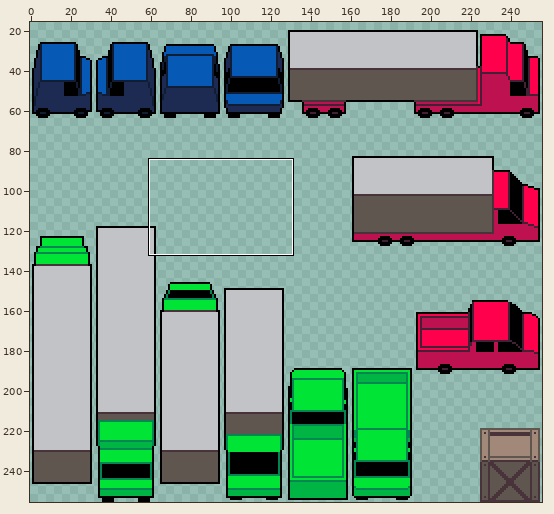
Sprite sheet: game/Spritesheet.png. Above: a wide view before the commit, with the close-up outlined.
Close-up. Before the commit:
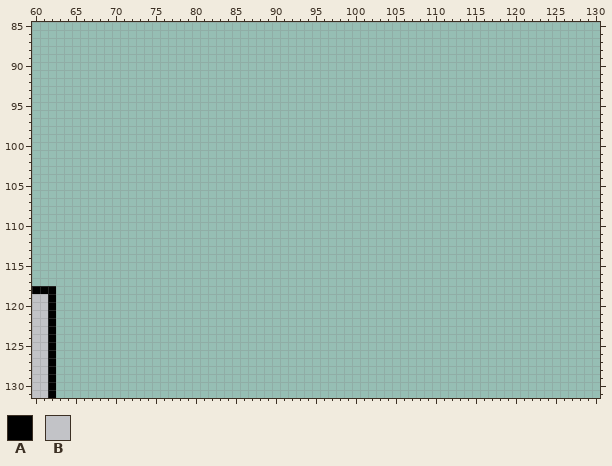
The file is 256x256 pixels. Shown: x 60..130, y 85..131. The wide view leaves out empty margins. The commit also changed other parts of the picture, which this record leaves out.
Palette (. is transparent): A #000000  B #c2c3c7
Pixels before (only the part around the change), first column x 60:
 85 .......................................................................
 86 .......................................................................
 87 .......................................................................
 88 .......................................................................
 89 .......................................................................
 90 .......................................................................
 91 .......................................................................
 92 .......................................................................
 93 .......................................................................
 94 .......................................................................
 95 .......................................................................
 96 .......................................................................
 97 .......................................................................
 98 .......................................................................
 99 .......................................................................
100 .......................................................................
101 .......................................................................
102 .......................................................................
103 .......................................................................
104 .......................................................................
105 .......................................................................
106 .......................................................................
107 .......................................................................
108 .......................................................................
109 .......................................................................
110 .......................................................................
111 .......................................................................
112 .......................................................................
113 .......................................................................
114 .......................................................................
115 .......................................................................
116 .......................................................................
117 .......................................................................
118 AAA....................................................................
119 BBA....................................................................
120 BBA....................................................................
121 BBA....................................................................
122 BBA....................................................................
123 BBA....................................................................
124 BBA....................................................................
125 BBA....................................................................
126 BBA....................................................................
127 BBA....................................................................
128 BBA....................................................................
129 BBA....................................................................
130 BBA....................................................................
131 BBA....................................................................
Now the later version:
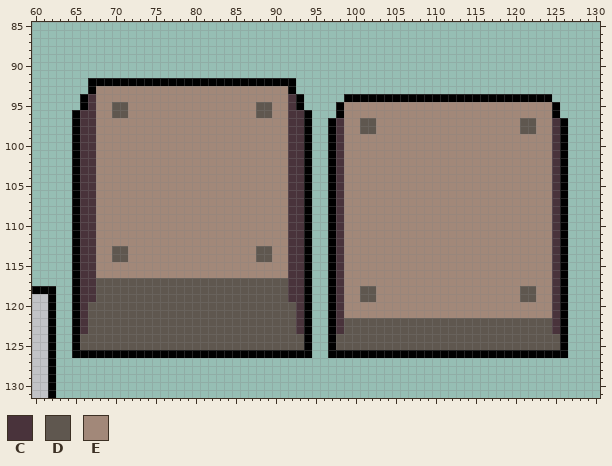
Colours new in this view: C #49333b  D #5f574f  E #a28879
Diff:
Changed rows in their new state; - is an unchanged pixel.
first column x 65:
 92 --AAAAAAAAAAAAAAAAAAAAAAAAAA----------------------------------
 93 --AEEEEEEEEEEEEEEEEEEEEEEEEA----------------------------------
 94 -ACEEEEEEEEEEEEEEEEEEEEEEEECA-----AAAAAAAAAAAAAAAAAAAAAAAAAA--
 95 -ACEEDDEEEEEEEEEEEEEEEEDDEECA----AEEEEEEEEEEEEEEEEEEEEEEEEEEA-
 96 ACCEEDDEEEEEEEEEEEEEEEEDDEECCA---AEEEEEEEEEEEEEEEEEEEEEEEEEEA-
 97 ACCEEEEEEEEEEEEEEEEEEEEEEEECCA--ACEEDDEEEEEEEEEEEEEEEEEEDDEECA
 98 ACCEEEEEEEEEEEEEEEEEEEEEEEECCA--ACEEDDEEEEEEEEEEEEEEEEEEDDEECA
 99 ACCEEEEEEEEEEEEEEEEEEEEEEEECCA--ACEEEEEEEEEEEEEEEEEEEEEEEEEECA
100 ACCEEEEEEEEEEEEEEEEEEEEEEEECCA--ACEEEEEEEEEEEEEEEEEEEEEEEEEECA
101 ACCEEEEEEEEEEEEEEEEEEEEEEEECCA--ACEEEEEEEEEEEEEEEEEEEEEEEEEECA
102 ACCEEEEEEEEEEEEEEEEEEEEEEEECCA--ACEEEEEEEEEEEEEEEEEEEEEEEEEECA
103 ACCEEEEEEEEEEEEEEEEEEEEEEEECCA--ACEEEEEEEEEEEEEEEEEEEEEEEEEECA
104 ACCEEEEEEEEEEEEEEEEEEEEEEEECCA--ACEEEEEEEEEEEEEEEEEEEEEEEEEECA
105 ACCEEEEEEEEEEEEEEEEEEEEEEEECCA--ACEEEEEEEEEEEEEEEEEEEEEEEEEECA
106 ACCEEEEEEEEEEEEEEEEEEEEEEEECCA--ACEEEEEEEEEEEEEEEEEEEEEEEEEECA
107 ACCEEEEEEEEEEEEEEEEEEEEEEEECCA--ACEEEEEEEEEEEEEEEEEEEEEEEEEECA
108 ACCEEEEEEEEEEEEEEEEEEEEEEEECCA--ACEEEEEEEEEEEEEEEEEEEEEEEEEECA
109 ACCEEEEEEEEEEEEEEEEEEEEEEEECCA--ACEEEEEEEEEEEEEEEEEEEEEEEEEECA
110 ACCEEEEEEEEEEEEEEEEEEEEEEEECCA--ACEEEEEEEEEEEEEEEEEEEEEEEEEECA
111 ACCEEEEEEEEEEEEEEEEEEEEEEEECCA--ACEEEEEEEEEEEEEEEEEEEEEEEEEECA
112 ACCEEEEEEEEEEEEEEEEEEEEEEEECCA--ACEEEEEEEEEEEEEEEEEEEEEEEEEECA
113 ACCEEDDEEEEEEEEEEEEEEEEDDEECCA--ACEEEEEEEEEEEEEEEEEEEEEEEEEECA
114 ACCEEDDEEEEEEEEEEEEEEEEDDEECCA--ACEEEEEEEEEEEEEEEEEEEEEEEEEECA
115 ACCEEEEEEEEEEEEEEEEEEEEEEEECCA--ACEEEEEEEEEEEEEEEEEEEEEEEEEECA
116 ACCEEEEEEEEEEEEEEEEEEEEEEEECCA--ACEEEEEEEEEEEEEEEEEEEEEEEEEECA
117 ACCDDDDDDDDDDDDDDDDDDDDDDDDCCA--ACEEEEEEEEEEEEEEEEEEEEEEEEEECA
118 ACCDDDDDDDDDDDDDDDDDDDDDDDDCCA--ACEEDDEEEEEEEEEEEEEEEEEEDDEECA
119 ACCDDDDDDDDDDDDDDDDDDDDDDDDCCA--ACEEDDEEEEEEEEEEEEEEEEEEDDEECA
120 ACDDDDDDDDDDDDDDDDDDDDDDDDDDCA--ACEEEEEEEEEEEEEEEEEEEEEEEEEECA
121 ACDDDDDDDDDDDDDDDDDDDDDDDDDDCA--ACEEEEEEEEEEEEEEEEEEEEEEEEEECA
122 ACDDDDDDDDDDDDDDDDDDDDDDDDDDCA--ACDDDDDDDDDDDDDDDDDDDDDDDDDDCA
123 ACDDDDDDDDDDDDDDDDDDDDDDDDDDCA--ACDDDDDDDDDDDDDDDDDDDDDDDDDDCA
124 ADDDDDDDDDDDDDDDDDDDDDDDDDDDDA--ADDDDDDDDDDDDDDDDDDDDDDDDDDDDA
125 ADDDDDDDDDDDDDDDDDDDDDDDDDDDDA--ADDDDDDDDDDDDDDDDDDDDDDDDDDDDA
126 AAAAAAAAAAAAAAAAAAAAAAAAAAAAAA--AAAAAAAAAAAAAAAAAAAAAAAAAAAAAA
